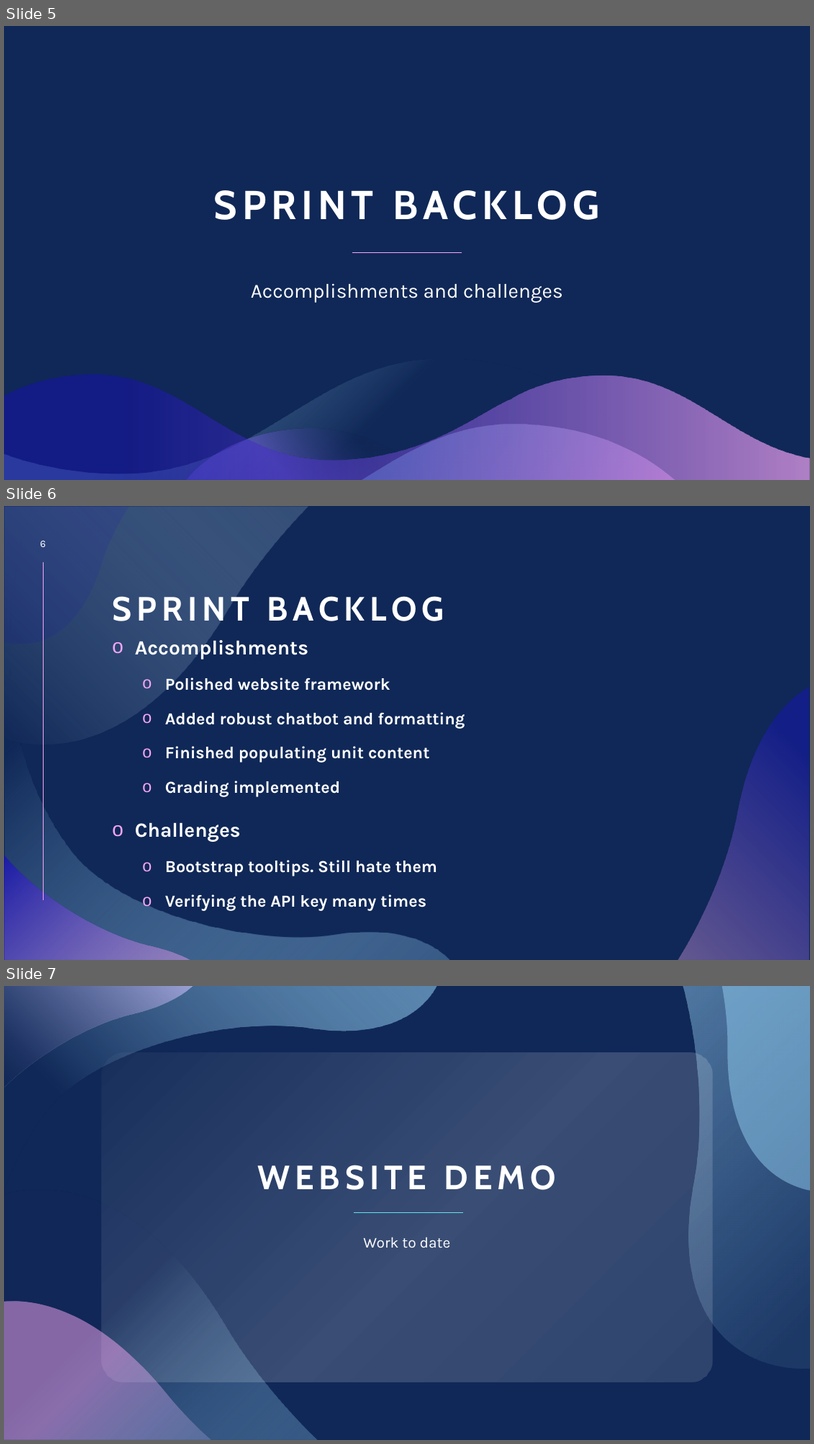
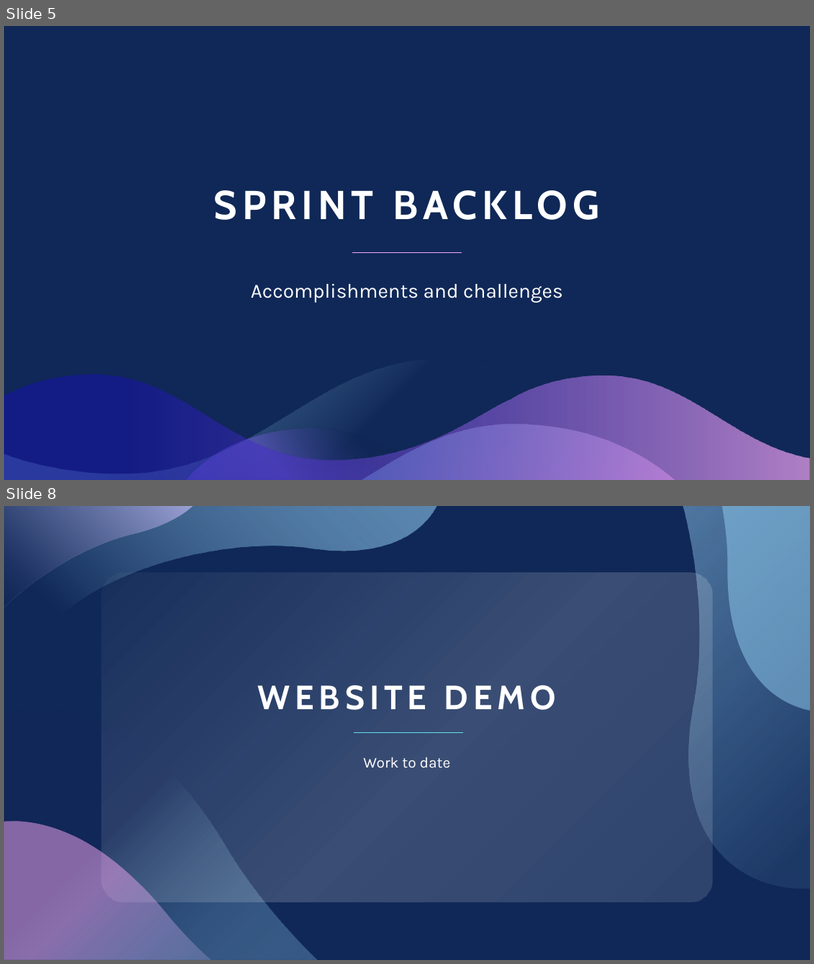
Before and after one commit to esschillinger/capstone, a slide deck: docs/sprint3/Sprint 3 Presentation.pptx. Shown one above the other, each under a label of ours: slides 5, 6 and 7 before the commit, slides 5 and 8 after it; the slides between them are not shown. The pictures are 814x1444 and 814x964 pixels, drawn with LibreOffice and Linux fonts; fonts in the diff are those of the drawing. Boxes give left, top, right and bottom in pixels: in the first picture for what was removed or moved away, otherwise in the second. Text is boxed around its words. In the diff, an @@ line names an element or a change of style, - is before the commit and + after.

```diff
--- a/docs/sprint3/Sprint 3 Presentation.pptx
+++ b/docs/sprint3/Sprint 3 Presentation.pptx
@@ slide 6 removed at [4,506,810,960], background #102857 @@
@@ freeform shape removed at [4,506,129,644] @@
@@ freeform shape removed at [5,507,309,744] @@
@@ freeform shape removed at [5,506,450,960] @@
@@ page number removed at [40,541,46,547] @@
-6
@@ line removed from (44, 562) to (44, 901) @@
@@ title removed at [112,596,445,621] @@
-SPRINT BACKLOG
@@ text removed at [135,640,465,910] @@
-o Accomplishments
-  o Polished website framework
-  o Added robust chatbot and formatting
-  o Finished populating unit content
-  o Grading implemented
-o Challenges
-  o Bootstrap tooltips. Still hate them
-  o Verifying the API key many times
@@ freeform shape removed at [679,687,809,960] @@
@@ freeform shape removed at [4,854,190,960] @@
@@ what was slide 7 is now slide 8 @@
```
Also in this commit, not shown: 4 slides changed, 1 slide added, 2 other slides removed, 3 other files.
